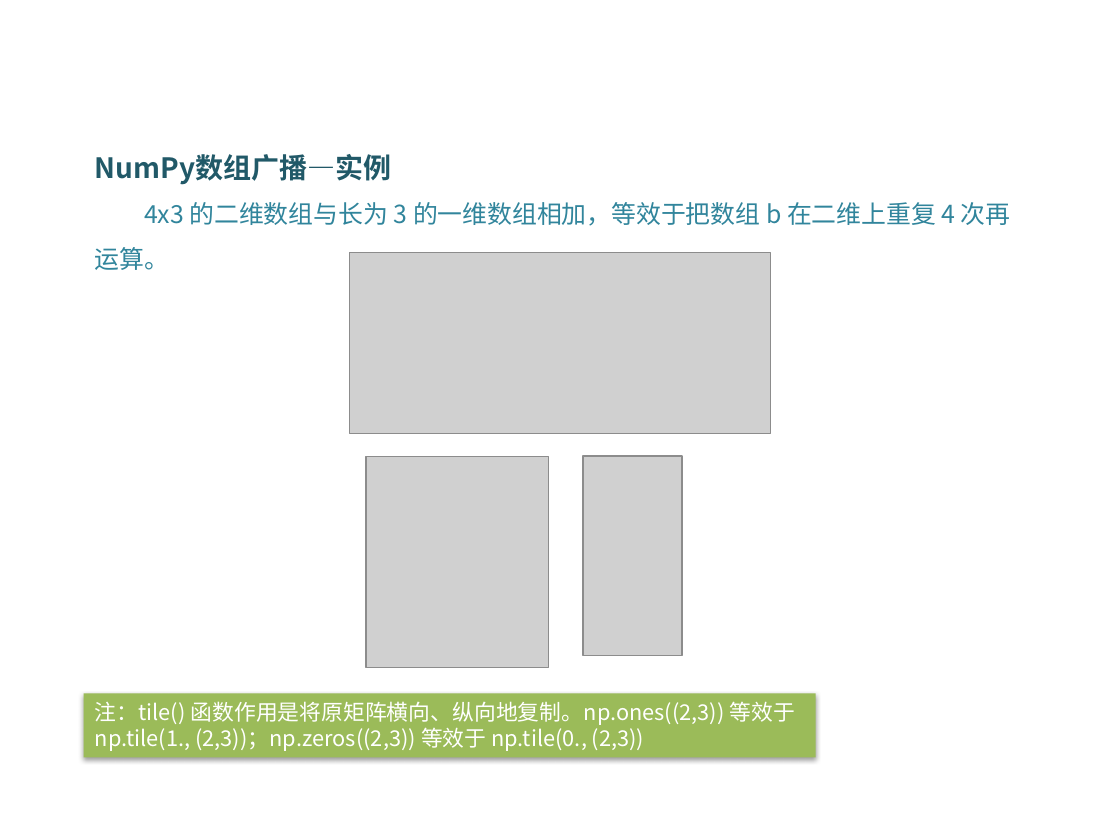
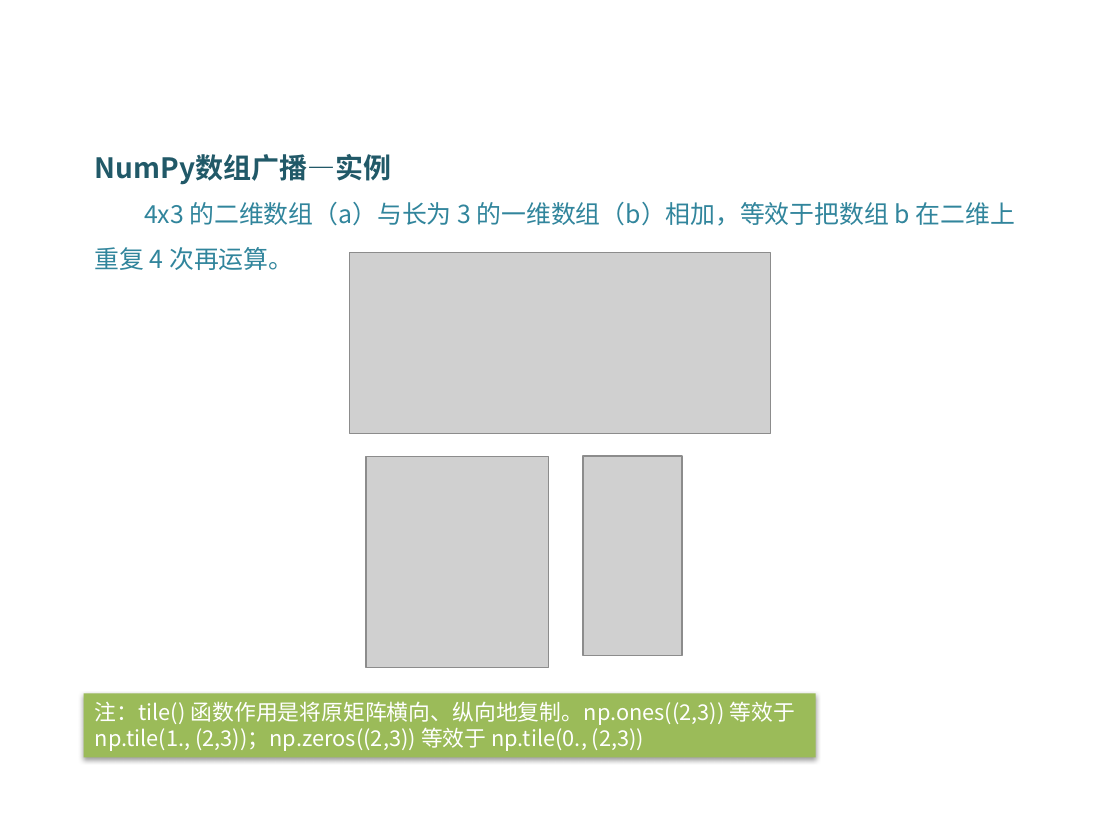
Before and after one commit to DataScienceCoding/Python-Data-Analysis, a slide deck: slide 33 of Python-Data-Analysis.pptx. Drawn at 1120x840 pixels with LibreOffice and Linux fonts; fonts in the diff are those of the drawing; grey boxes stand for pictures; background and template pictures are left out. Boxes give left, top, right and bottom in pixels: in the first picture for what was removed or moved away, otherwise in the second. Text is boxed around its words. In the diff, an @@ line names an element or a change of style, - is before the commit and + after.

```diff
--- a/Python-Data-Analysis.pptx
+++ b/Python-Data-Analysis.pptx
@@ text at [95, 202, 1015, 270]: text changed @@
-4x3 的二维数组与长为 3 的一维数组相加，等效于把数组 b 在二维上重复 4 次再运算。
+4x3 的二维数组（a）与长为 3 的一维数组（b）相加，等效于把数组 b 在二维上重复 4 次再运算。
```
Also in this commit, not shown: 5 other slides changed, 21 slides added, 11 other files.
